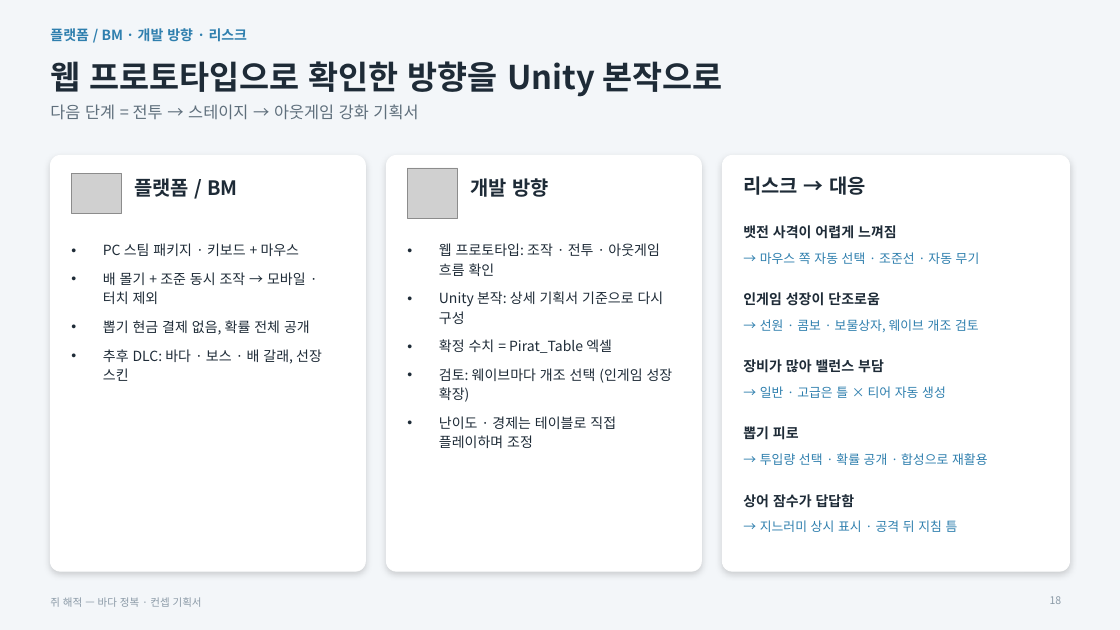
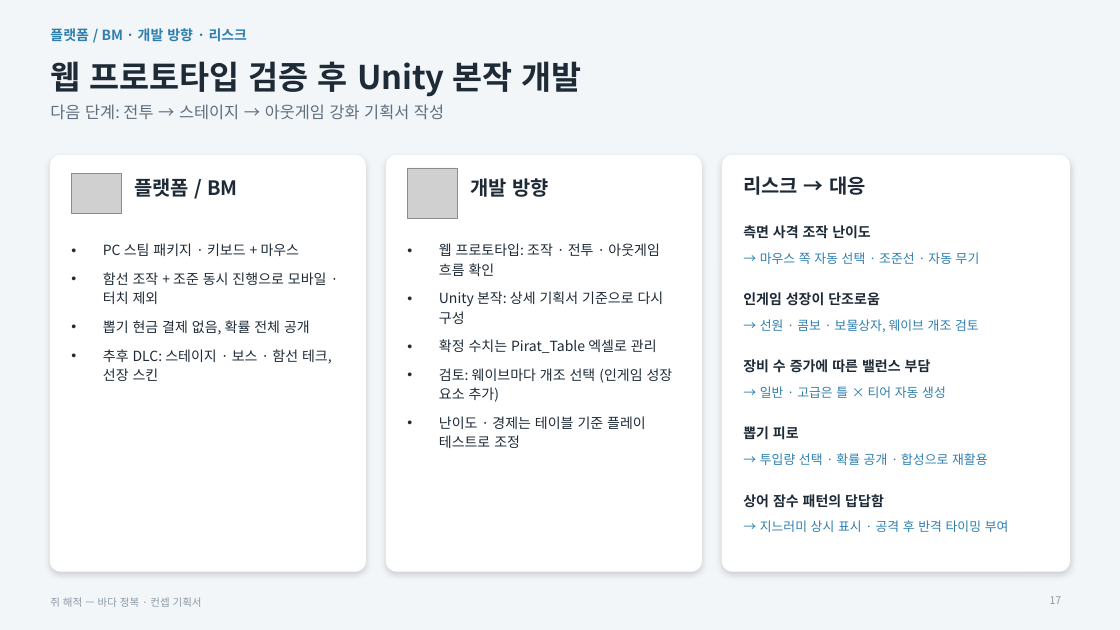
Before and after one commit to inory16351/RatPlain, a slide deck: slide 17 of Pirat_Plan/쥐해적_컨셉기획서.pptx (slide 18 before the commit). Drawn at 1120x630 pixels with LibreOffice and Linux fonts; fonts in the diff are those of the drawing; grey boxes stand for pictures. Boxes give left, top, right and bottom in pixels: in the first picture for what was removed or moved away, otherwise in the second. Text is boxed around its words. In the diff, an @@ line names an element or a change of style, - is before the commit and + after.

```diff
--- a/Pirat_Plan/쥐해적_컨셉기획서.pptx
+++ b/Pirat_Plan/쥐해적_컨셉기획서.pptx
@@ title at [50,61,581,97]: text changed @@
-웹 프로토타입으로 확인한 방향을 Unity 본작으로
+웹 프로토타입 검증 후 Unity 본작 개발
@@ text at [50,104,444,120]: text changed @@
-다음 단계 = 전투 → 스테이지 → 아웃게임 강화 기획서
+다음 단계: 전투 → 스테이지 → 아웃게임 강화 기획서 작성
@@ text at [743,225,871,239]: text changed @@
-뱃전 사격이 어렵게 느껴짐
+측면 사격 조작 난이도
@@ text at [103,272,327,304]: text changed @@
-• 배 몰기 + 조준 동시 조작 → 모바일 · 터치 제외
+• 함선 조작 + 조준 동시 진행으로 모바일 · 터치 제외
@@ text at [103,349,332,381]: text changed @@
-• 추후 DLC: 바다 · 보스 · 배 갈래, 선장 스킨
+• 추후 DLC: 스테이지 · 보스 · 함선 테크, 선장 스킨
@@ text at [439,339,673,448]: text changed @@
-• 확정 수치 = Pirat_Table 엑셀
-• 검토: 웨이브마다 개조 선택 (인게임 성장 확장)
-• 난이도 · 경제는 테이블로 직접 플레이하며 조정
+• 확정 수치는 Pirat_Table 엑셀로 관리
+• 검토: 웨이브마다 개조 선택 (인게임 성장 요소 추가)
+• 난이도 · 경제는 테이블 기준 플레이 테스트로 조정
@@ text at [743,359,931,373]: text changed @@
-장비가 많아 밸런스 부담
+장비 수 증가에 따른 밸런스 부담
@@ text at [743,494,884,508]: text changed @@
-상어 잠수가 답답함
+상어 잠수 패턴의 답답함
@@ text at [760,520,1009,532]: text changed @@
-→ 지느러미 상시 표시 · 공격 뒤 지침 틈
+→ 지느러미 상시 표시 · 공격 후 반격 타이밍 부여
@@ page number at [1050,596,1062,604]: text changed @@
-18
+17
```
Also in this commit, not shown: 16 other slides changed, 1 slide removed, 1 other file.
